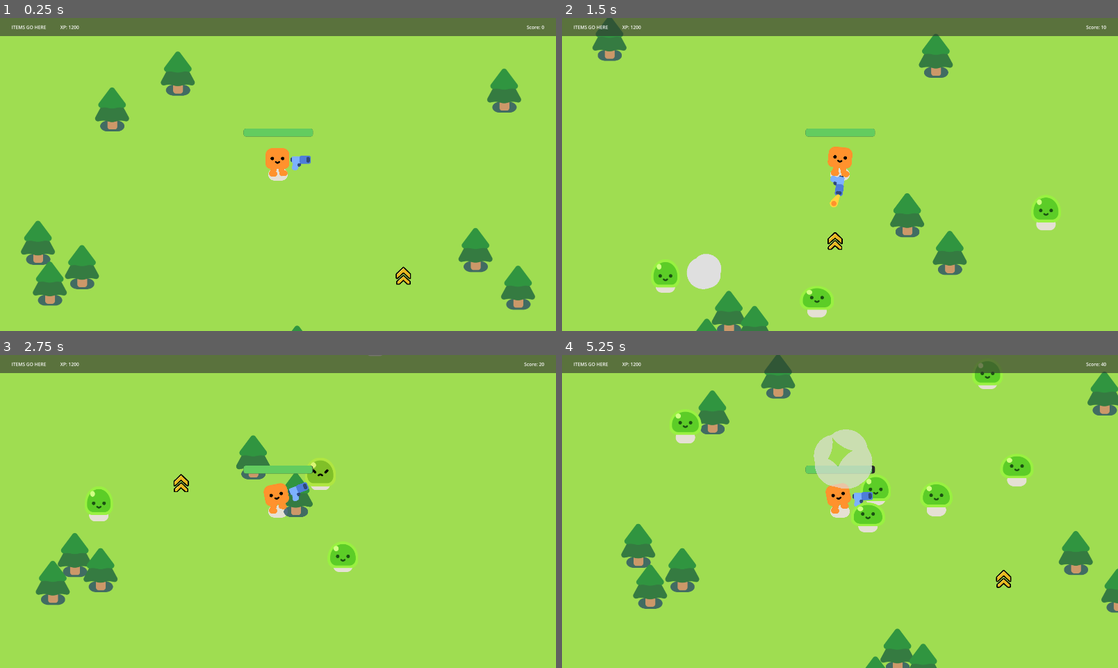
Above: before the commit, frames 1-4 (two rows, left to right).
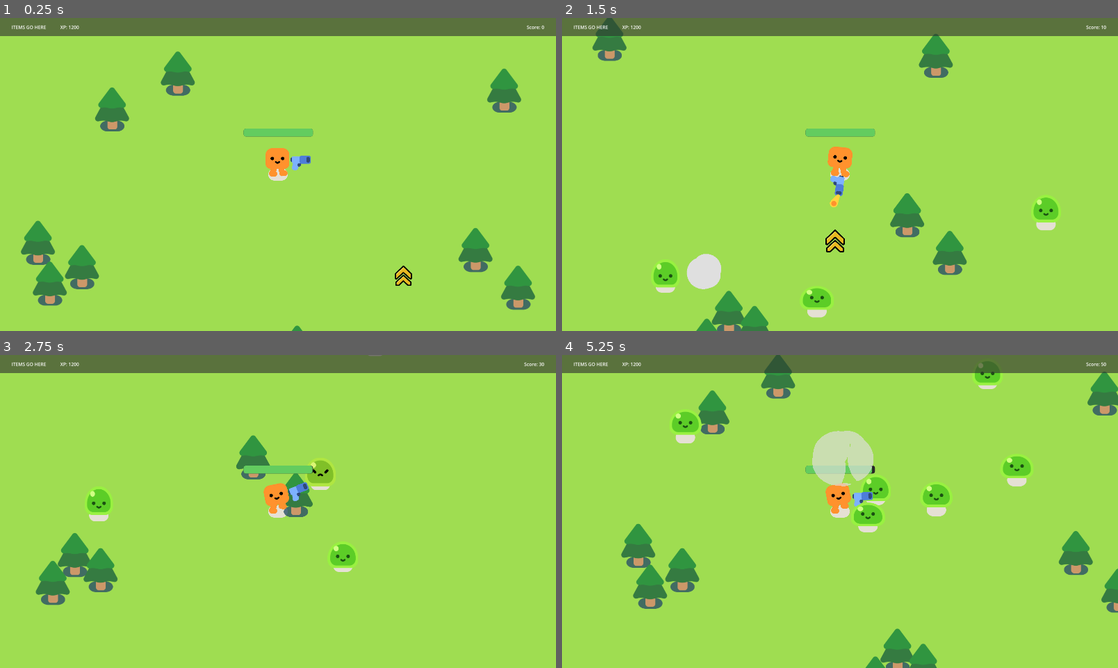
Above: after the commit, the same moments.

Repository: James-Christensen/survivors
Game: Godot game, scene res://Scenes/survivors_game.tscn
Two runs of this game, one before a commit and one after it. Both use one fixed random seed, a clock stepped at 60 frames per second and the inputs below.
Inputs:
- Up to frame 1 (0.25 s): no input
- Up to frame 2 (1.5 s): hold D (move_right) 0.53-1.28 s; hold S (move_down) from 1.28 s (still down)
- Up to frame 3 (2.75 s): release S (move_down) at 2.03 s; hold D (move_right) from 2.03 s (still down)
- Up to frame 4 (5.25 s): release D (move_right) at 2.78 s; hold W (move_up) 2.78-3.53 s; hold A (move_left) 3.53-5.03 s; hold S (move_down) from 5.03 s (still down)

The runs differ from the first frame. In frame 1, less than 0.1% of the frame differs, in the area x 71-75%, y 79-86%; in frame 2, 0.1%; in frame 3, 0.1%; in frame 4, 0.6%, in the area x 45-98%, y 2-75%.
Error before the commit: Parse Error: Expected ":" after class declaration. (res://Scenes/powerups/power_up.gd:1)

Commit message:
add menu scence. Start Main Menu

Diff:
--- a/2d-project-start/Scenes/powerups/power_up.gd
+++ b/2d-project-start/Scenes/powerups/power_up.gd
@@ -1,4 +1,3 @@
-class PowerUp
 extends Area2D
 
 func _ready() -> void:
--- /dev/null
+++ b/2d-project-start/main_menu.tscn
@@ -0,0 +1,69 @@
+[gd_scene load_steps=3 format=3 uid="uid://bporuk12cxre4"]
+
+[ext_resource type="Texture2D" uid="uid://dsgq1bo20kr3j" path="res://assets/tile_0009.png" id="1_06t4h"]
+
+[sub_resource type="SystemFont" id="SystemFont_7vrkn"]
+font_names = PackedStringArray("AppleGothic")
+font_weight = 600
+
+[node name="MainMenu" type="Control"]
+layout_mode = 3
+anchors_preset = 15
+anchor_right = 1.0
+anchor_bottom = 1.0
+grow_horizontal = 2
+grow_vertical = 2
+
+[node name="background" type="ColorRect" parent="."]
+layout_mode = 1
+anchors_preset = 15
+anchor_right = 1.0
+anchor_bottom = 1.0
+grow_horizontal = 2
+grow_vertical = 2
+color = Color(0.125911, 0.125911, 0.125911, 1)
+
+[node name="Content" type="MarginContainer" parent="."]
+layout_mode = 1
+anchors_preset = 15
+anchor_right = 1.0
+anchor_bottom = 1.0
+grow_horizontal = 2
+grow_vertical = 2
+theme_override_constants/margin_left = 100
+theme_override_constants/margin_top = 100
+theme_override_constants/margin_right = 100
+theme_override_constants/margin_bottom = 100
+
+[node name="Title" type="Label" parent="Content"]
+layout_mode = 2
+size_flags_horizontal = 4
+size_flags_vertical = 0
+theme_override_fonts/font = SubResource("SystemFont_7vrkn")
+theme_override_font_sizes/font_size = 80
+text = "Godot Survivors"
+
+[node name="Menu Buttons" type="HBoxContainer" parent="Content"]
+layout_mode = 2
+
+[node name="SpacerL" type="Control" parent="Content/Menu Buttons"]
+layout_mode = 2
+size_flags_horizontal = 3
+
+[node name="VBoxContainer" type="VBoxContainer" parent="Content/Menu Buttons"]
+layout_mode = 2
+
+[node name="SpacerTop" type="Control" parent="Content/Menu Buttons/VBoxContainer"]
+custom_minimum_size = Vector2(0, 250)
+layout_mode = 2
+
+[node name="Start Game" type="TextureButton" parent="Content/Menu Buttons/VBoxContainer"]
+custom_minimum_size = Vector2(250, 0)
+layout_mode = 2
+size_flags_vertical = 4
+texture_normal = ExtResource("1_06t4h")
+stretch_mode = 0
+
+[node name="SpacerR" type="Control" parent="Content/Menu Buttons"]
+layout_mode = 2
+size_flags_horizontal = 3
Binary file added: 2d-project-start/assets/tile_0008.png
Not shown, added: 2d-project-start/assets/tile_0008.png.import
Binary file added: 2d-project-start/assets/tile_0009.png
Not shown, added: 2d-project-start/assets/tile_0009.png.import
